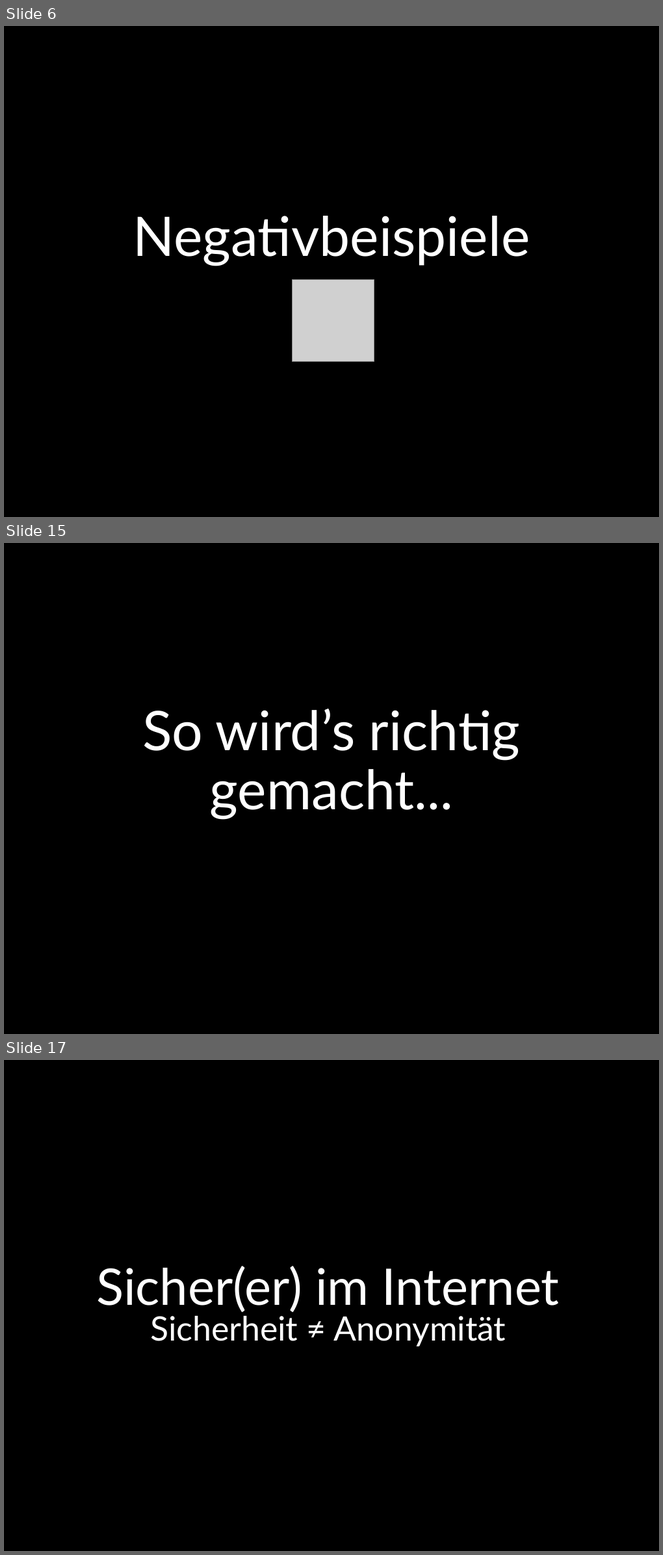
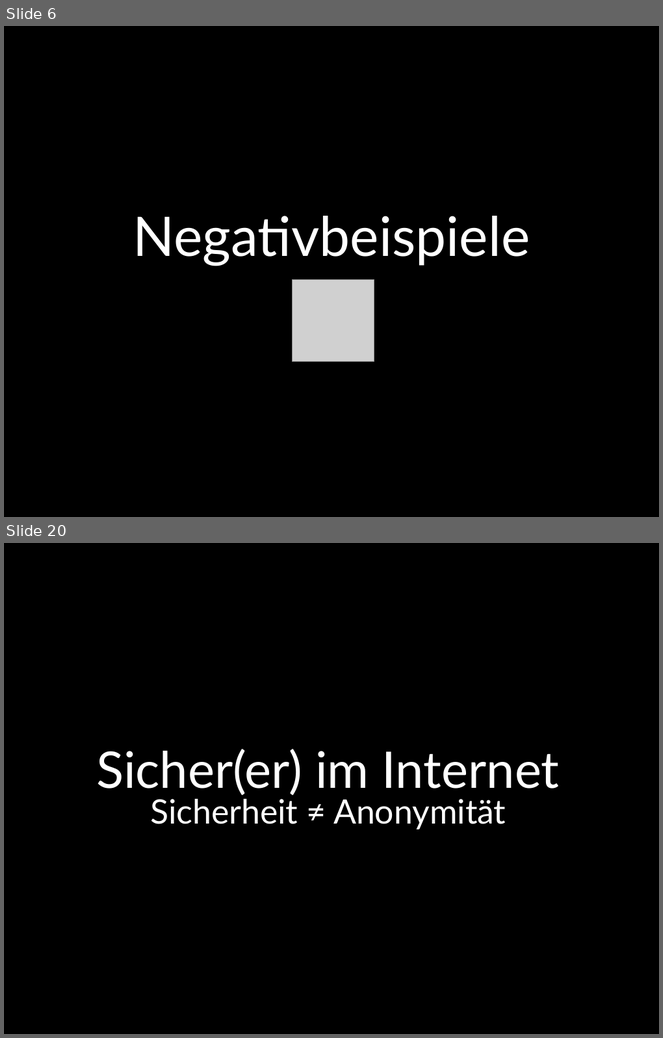
Before and after one commit to flipdot/cryptoparty, a slide deck: cryptoparty.odp. Shown one above the other, each under a label of ours: slides 6, 15 and 17 before the commit, slides 6 and 20 after it; the slides between them are not shown. The pictures are 663x1555 and 663x1038 pixels, drawn with LibreOffice and Linux fonts; fonts in the diff are those of the drawing; grey boxes stand for pictures. Boxes give left, top, right and bottom in pixels: in the first picture for what was removed or moved away, otherwise in the second. Text is boxed around its words. In the diff, an @@ line names an element or a change of style, - is before the commit and + after.

```diff
--- a/cryptoparty.odp
+++ b/cryptoparty.odp
@@ slide 15 removed at box(4, 543, 659, 1034), background #000000 @@
@@ title removed at box(142, 709, 521, 819) @@
-So wird’s richtig gemacht...
@@ what was slide 17 is now slide 20 @@
```
Also in this commit, not shown: 9 slides changed, 6 slides added, 2 other slides removed, 8 other files.
